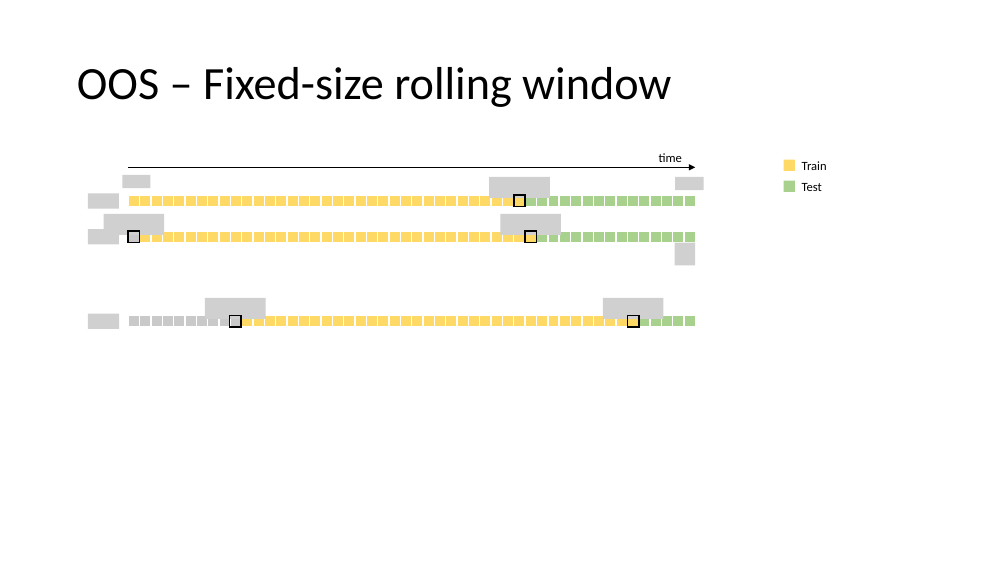
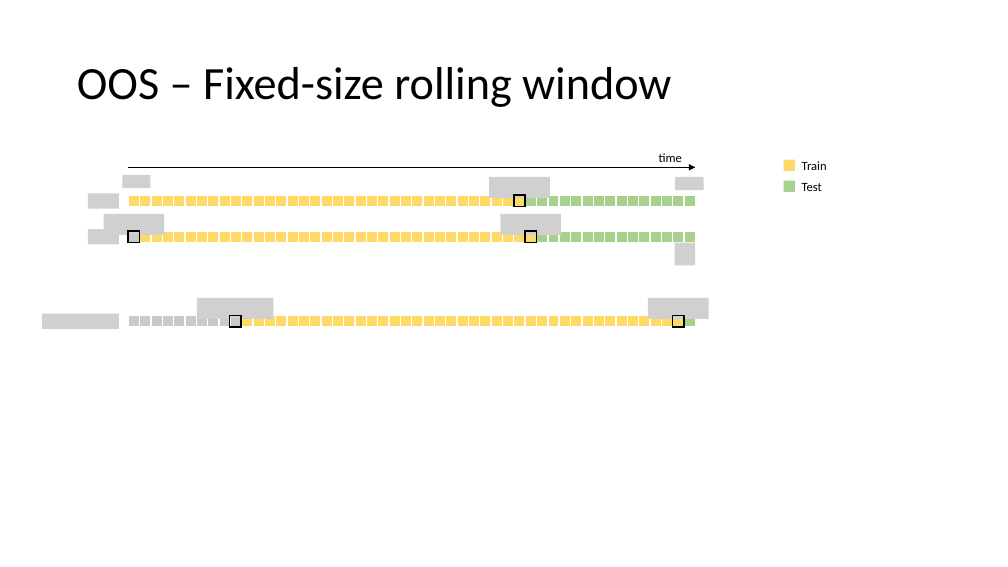
Before and after one commit to MiguelLoureiro98/timecave, a slide deck: slide 11 of papers/.ppt/TimeSeriesCV_15032024.pptx (slide 10 before the commit). Drawn at 1008x567 pixels with LibreOffice and Linux fonts; fonts in the diff are those of the drawing; grey boxes stand for pictures. Boxes give left, top, right and bottom in pixels: in the first picture for what was removed or moved away, otherwise in the second. Text is boxed around its words. In the diff, an @@ line names an element or a change of style, - is before the commit and + after.

Commit message:
.ppt e .pdf

```diff
--- a/papers/.ppt/TimeSeriesCV_15032024.pptx
+++ b/papers/.ppt/TimeSeriesCV_15032024.pptx
@@ picture: place and size @@
-picture at (205, 298, 265, 319)
+picture at (197, 298, 273, 319)
@@ picture removed at (603, 298, 663, 319) @@
@@ picture added at (648, 298, 709, 319) @@
@@ picture added at (42, 314, 119, 329) @@
@@ picture removed at (88, 314, 119, 329) @@
@@ table at (129, 316, 696, 327) @@
@@ fill #A9D18E to #FFD966 in 4 cells @@
@@ rectangle: place and size @@
-rectangle at (628, 316, 639, 327)
+rectangle at (673, 316, 684, 327)
```
Also in this commit, not shown: 1 slide added, 2 other files.
